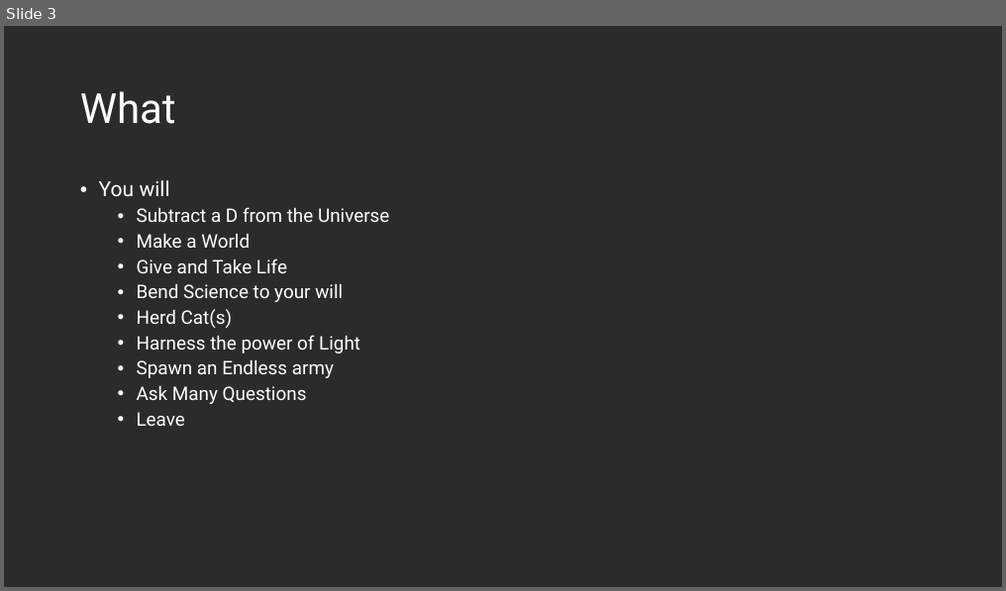
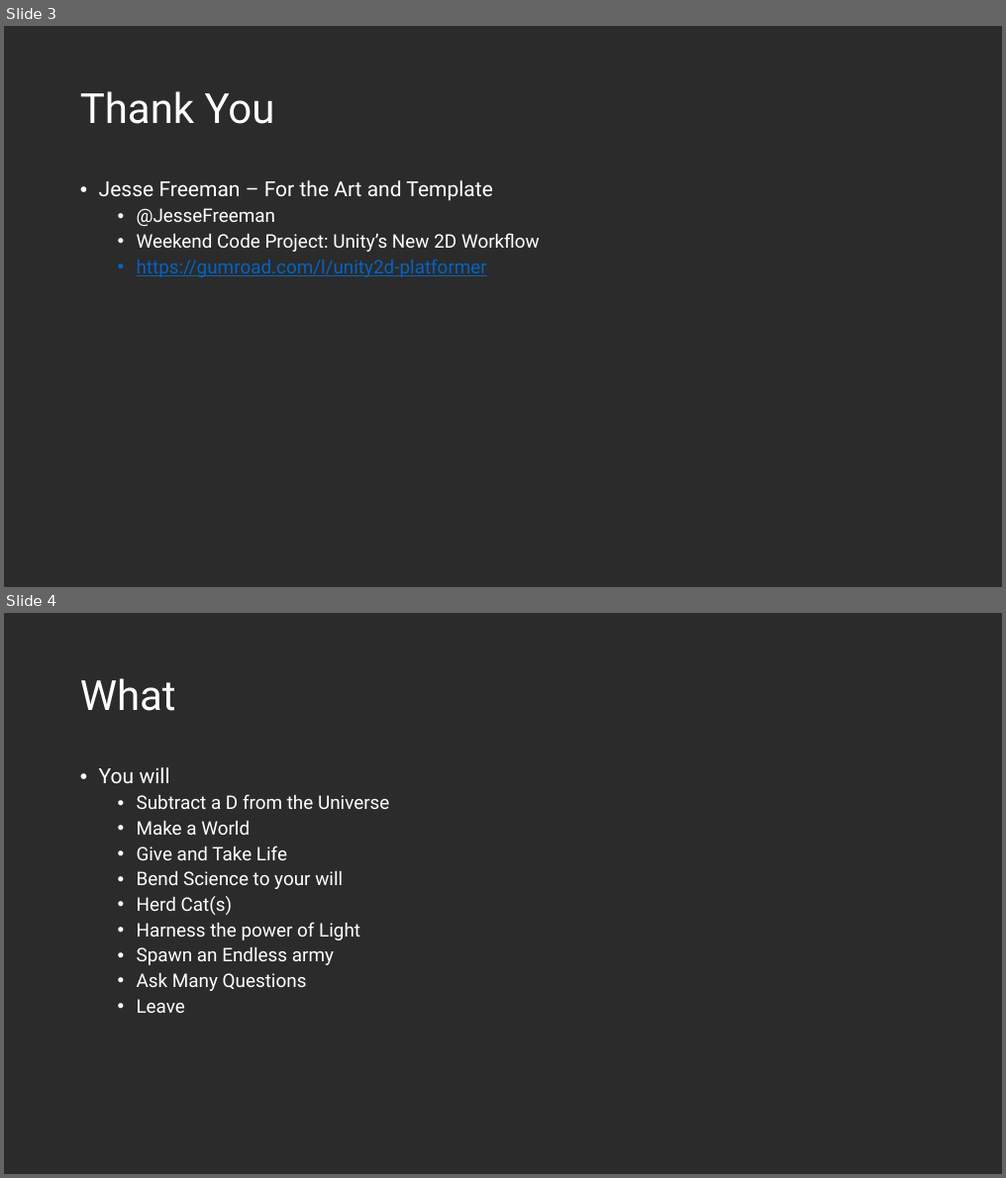
Before and after one commit to Agies/Catbot, a slide deck: Unity 2d Sharp.pptx. Shown one above the other, each under a label of ours: slide 3 before the commit, slides 3 and 4 after it. The pictures are 1006x591 and 1006x1178 pixels, drawn with LibreOffice and Linux fonts; fonts in the diff are those of the drawing; background and template pictures are left out; a plain dark background stands for a picture behind light text. Boxes give left, top, right and bottom in pixels: in the first picture for what was removed or moved away, otherwise in the second. Text is boxed around its words. In the diff, an @@ line names an element or a change of style, - is before the commit and + after.

Commit message:
Updated with thank you

```diff
--- a/Unity 2d Sharp.pptx
+++ b/Unity 2d Sharp.pptx
@@ slide 3 added at [4,26,1002,587], background picture (left out) @@
@@ title added at [80,91,275,124], 40 pt, text #FFFFFF @@
+Thank You
@@ text added at [99,180,540,277], 18 pt, text #FFFFFF @@
+• Jesse Freeman – For the Art and Template
+  • @JesseFreeman
+  • Weekend Code Project: Unity’s New 2D Workflow
+  • https://gumroad.com/l/unity2d-platformer
@@ what was slide 3 is now slide 4 @@
```
